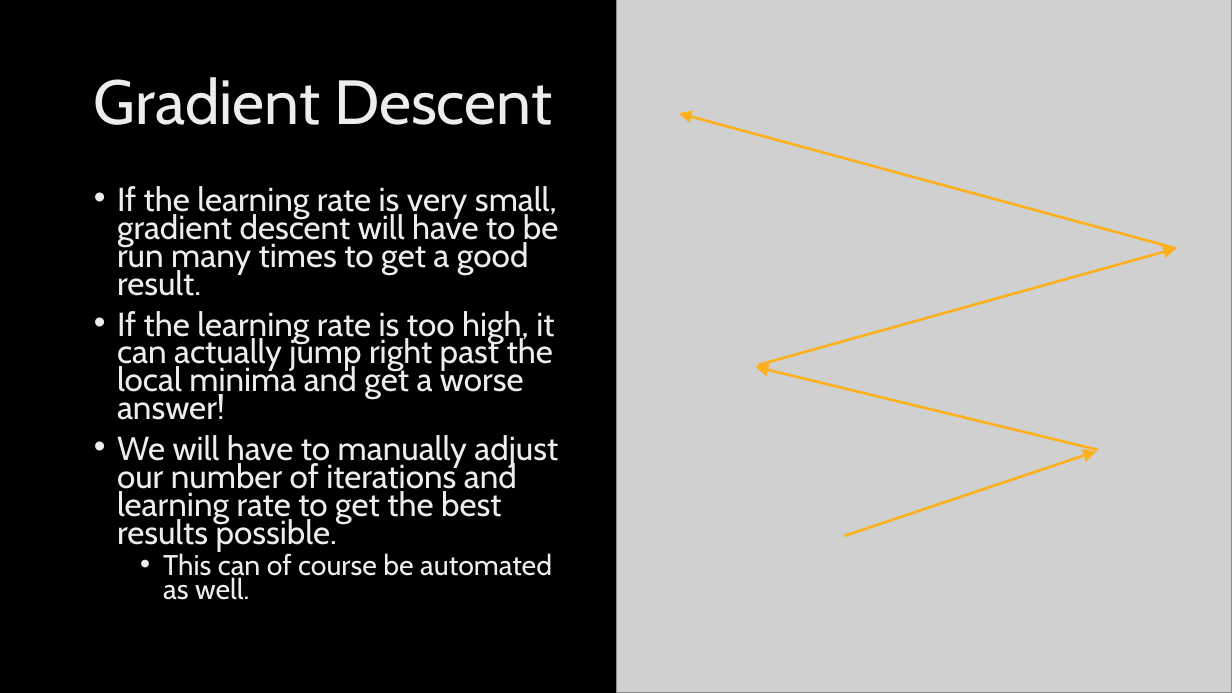
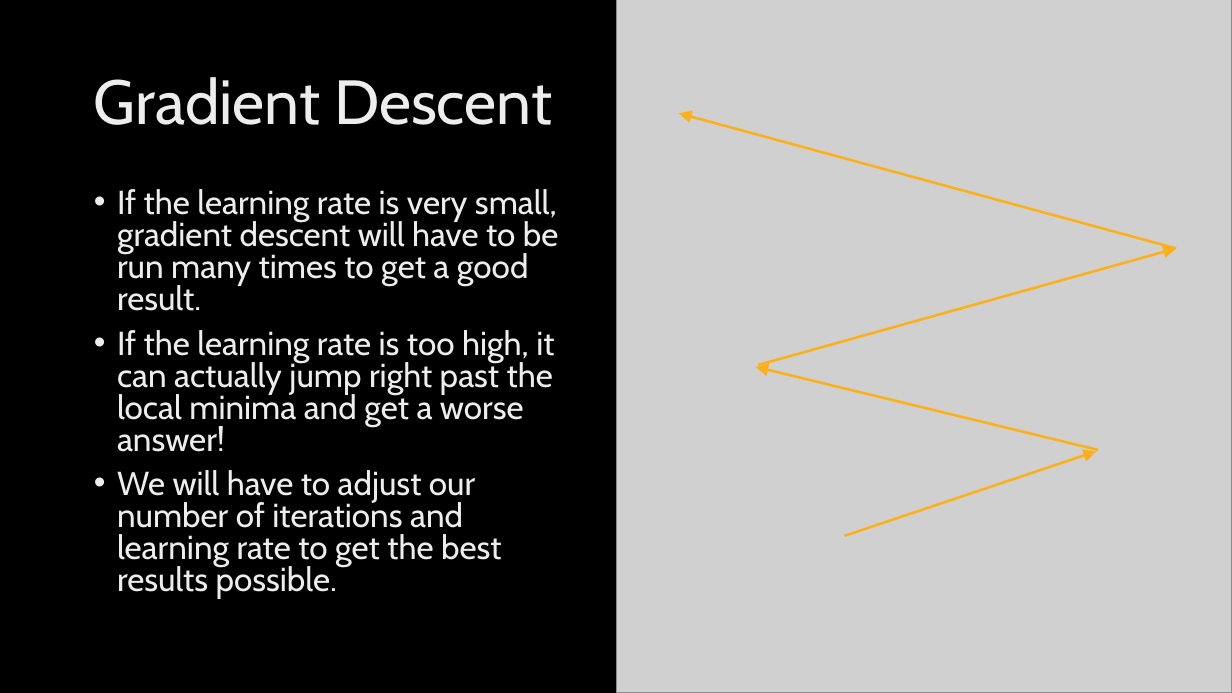
Before and after one commit to FleepyBeepy/Artificial-Intelligence, a slide deck: slide 21 of Lecture Slides/Linear Regression.pptx (slide 15 before the commit). Drawn at 1232x693 pixels with LibreOffice and Linux fonts; fonts in the diff are those of the drawing; grey boxes stand for pictures; background and template pictures are left out. Boxes give left, top, right and bottom in pixels: in the first picture for what was removed or moved away, otherwise in the second. Text is boxed around its words. In the diff, an @@ line names an element or a change of style, - is before the commit and + after.

```diff
--- a/Lecture Slides/Linear Regression.pptx
+++ b/Lecture Slides/Linear Regression.pptx
@@ text at (117, 189, 558, 452): line spacing 0.7 to 0.8 @@
@@ text at (117, 470, 501, 599): text changed @@
-• We will have to manually adjust our number of iterations and learning rate to get the best results possible.
-  • This can of course be automated as well.
+• We will have to adjust our number of iterations and learning rate to get the best results possible.
```
Also in this commit, not shown: 2 other slides changed, 6 slides added, 2 other files.
